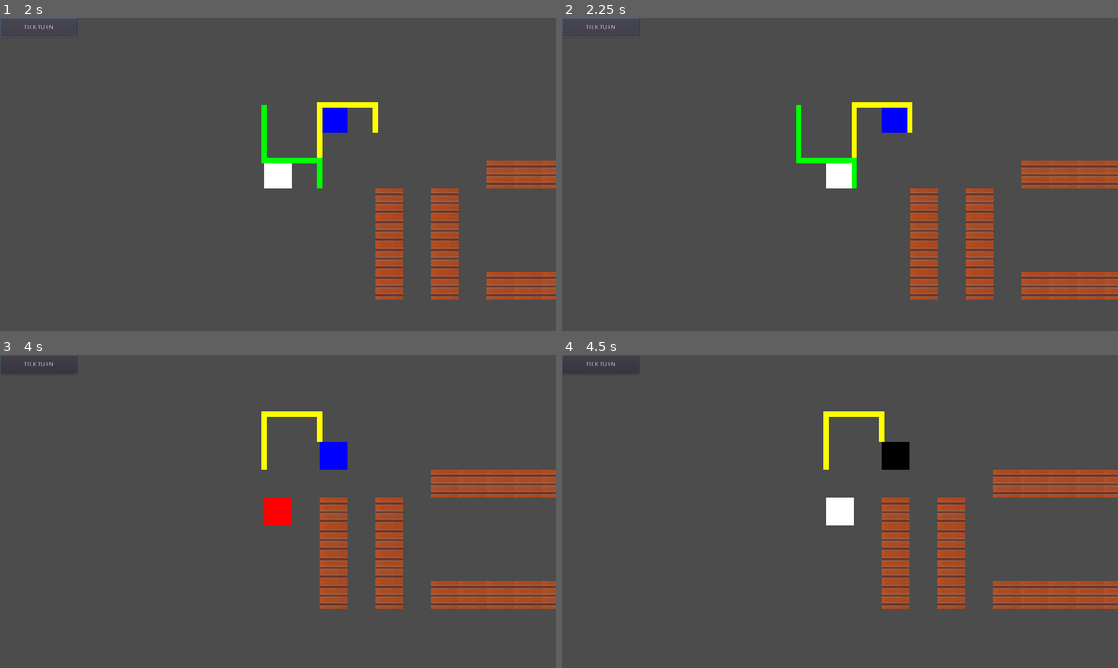
Above: before the commit, frames 1-4 (two rows, left to right).
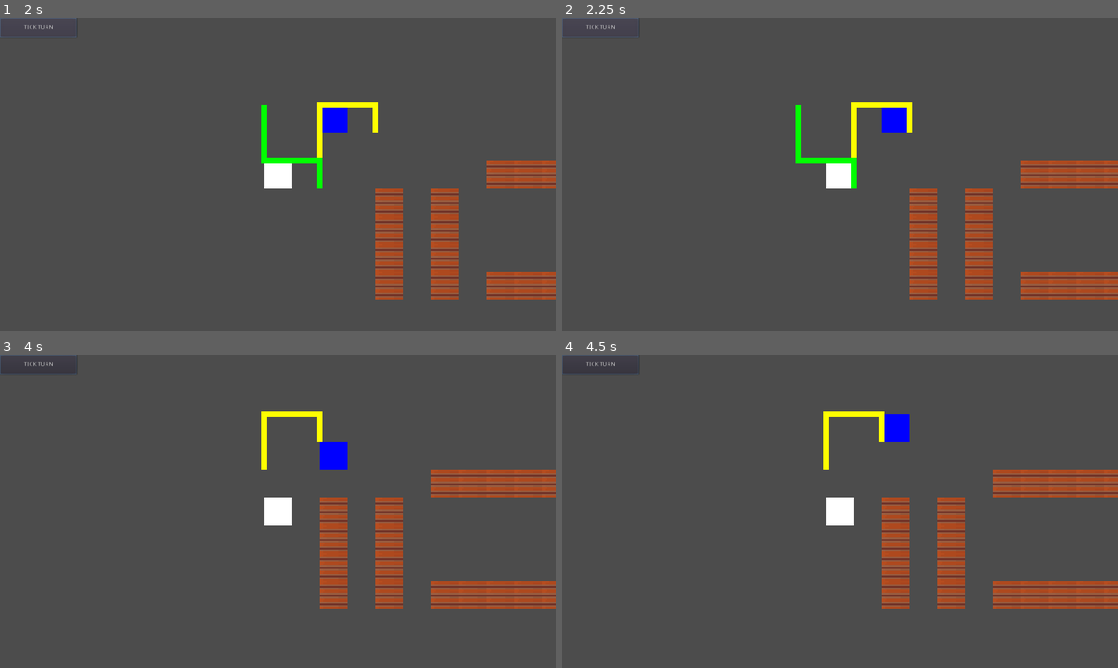
Above: after the commit, the same moments.

Repository: Godot-Wild-Jam-22-Team/CaveRobotGame
Game: Godot game, scene res://Game/Game.tscn
Same seed, same stepped clock (60 frames per second), same inputs: the game is played once before the commit and once after it.
Inputs (mouse positions are in pixels of both pictures, inside the frame that each line leads up to):
- Up to frame 1 (2 s): click "TICK TURN" at 0.5 s; click "TICK TURN" at 1.25 s
- Up to frame 2 (2.25 s): click "TICK TURN" at 2 s
- Up to frame 3 (4 s): tap Enter at 2.75 s; move the mouse to (333, 455) at 2.77 s; click (333, 455) at 2.92 s; tap Space at 3.5 s; move the mouse to (278, 511) at 3.52 s; click (278, 511) at 3.67 s
- Up to frame 4 (4.5 s): move the mouse to (895, 442) at 4.27 s; click (895, 442) at 4.42 s

Frame 1 is identical in both runs. In frame 2, 0.3% of the frame differs, in the area x 42-83%, y 26-90%; in frame 3, 0.4%; in frame 4, 0.8%, in the area x 57-63%, y 18-37%.

Commit message:
Updated game
Added start game func to start timer.
Connected time to tick.

Diff:
--- a/Game/Game.gd
+++ b/Game/Game.gd
@@ -5,6 +5,7 @@
 
 #add new Robots to Robots scene to manage all added scenes
 onready var robot_node : Node = $Node2D/Robots as Node
+onready var turn_timer : Timer = $Node2D/TurnTimer
 
 
 var astronaut_spawn_position : Vector2 = Vector2(0, 0) * Global.UNIT_SIZE # this is a placeholder for now
@@ -30,6 +31,10 @@
 func _ready() -> void:
 	_spawn_character(Resources.astronaut_scene, astronaut_spawn_position, self)
 	_spawn_character(Resources.robot_scene, robot_spawn_position, robot_node)
+	start_game()
+
+func start_game() -> void:
+	turn_timer.start()
 
 func _spawn_character(scene : PackedScene, pos : Vector2, parent : Node) -> void:
 	var instance := scene.instance() as Character
@@ -46,3 +51,7 @@
 
 func _on_turn_button_up():
 	Events.emit_signal("turn_tick")
+
+
+func _on_TurnTimer_timeout() -> void:
+	Events.emit_signal("turn_tick")
--- a/Game/Game.tscn
+++ b/Game/Game.tscn
@@ -15,11 +15,6 @@
 0/tile_mode = 0
 0/occluder_offset = Vector2( 0, 0 )
 0/navigation_offset = Vector2( 0, 0 )
-0/shape_offset = Vector2( 0, 0 )
-0/shape_transform = Transform2D( 1, 0, 0, 1, 0, 0 )
-0/shape = SubResource( 1 )
-0/shape_one_way = false
-0/shape_one_way_margin = 1.0
 0/shapes = [ {
 "autotile_coord": Vector2( 0, 0 ),
 "one_way": false,
@@ -36,6 +31,7 @@
 position = Vector2( 16, 16 )
 
 [node name="TurnTimer" type="Timer" parent="Node2D"]
+wait_time = 2.0
 
 [node name="Robots" type="Node" parent="Node2D"]
 
@@ -60,4 +56,5 @@
 margin_bottom = 45.0
 mouse_filter = 1
 text = "TICK TURN"
+[connection signal="timeout" from="Node2D/TurnTimer" to="." method="_on_TurnTimer_timeout"]
 [connection signal="button_up" from="HUD/Control/Button" to="." method="_on_turn_button_up"]
